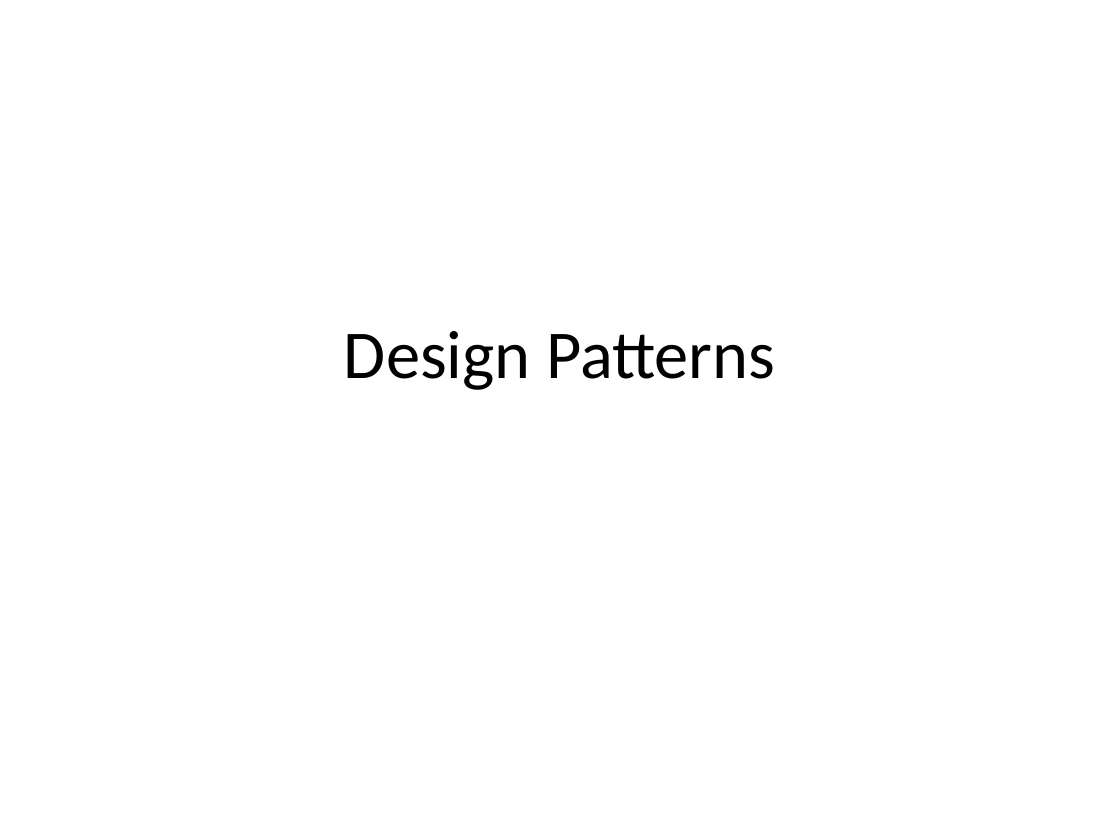
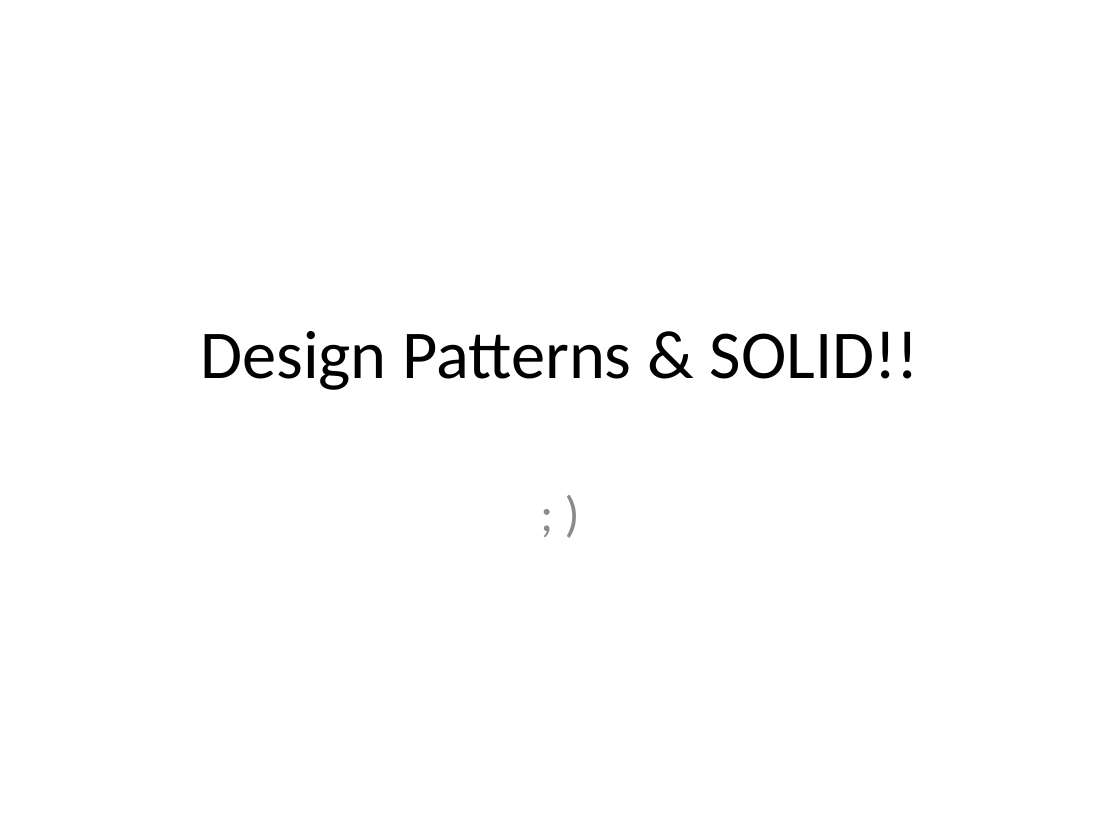
Before and after one commit to BBK-SDP-2015-kokamo01/Design-Patterns, a slide deck: slide 1 of slides/designPatterns.pptx. Drawn at 1120x840 pixels with LibreOffice and Linux fonts; fonts in the diff are those of the drawing. Boxes give left, top, right and bottom in pixels: in the first picture for what was removed or moved away, otherwise in the second. Text is boxed around its words. In the diff, an @@ line names an element or a change of style, - is before the commit and + after.

Commit message:
factory pattern that doesn't violate the open/close principal added.

```diff
--- a/slides/designPatterns.pptx
+++ b/slides/designPatterns.pptx
@@ title at <box>200,331,919,390</box>: text changed @@
-Design Patterns
+Design Patterns & SOLID!!
@@ subtitle added at <box>168,476,952,691</box>, 32 pt, text #8C8C8C @@
+; )
```
Also in this commit, not shown: 11 slides added, 14 other files.
